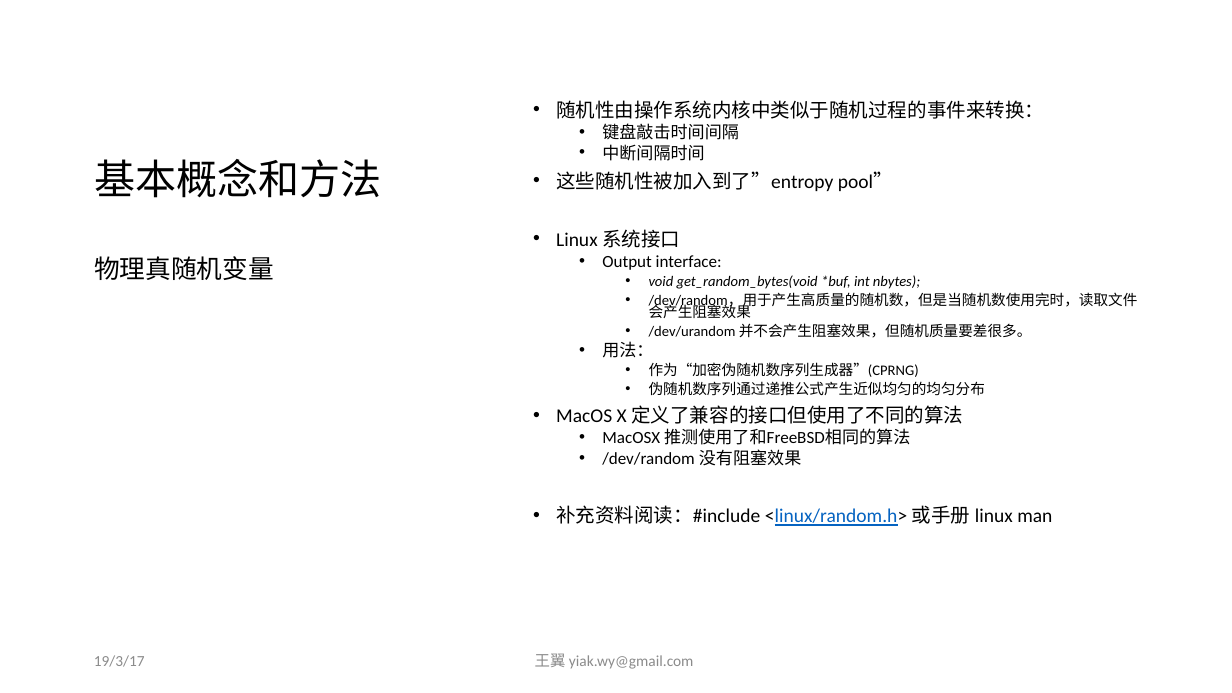
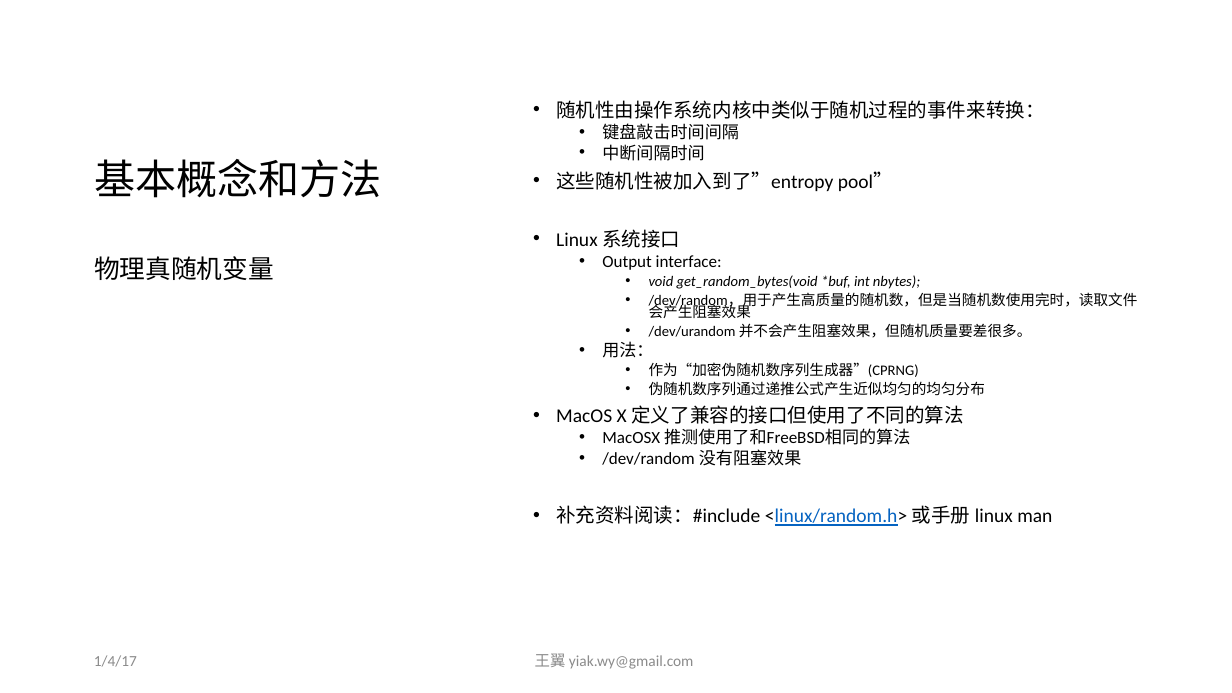
Before and after one commit to yiakwy/yiakwy.github.io, a slide deck: slide 13 of Computing Random Variables/Computing Random Variables.pptx. Drawn at 1232x693 pixels with LibreOffice and Linux fonts; fonts in the diff are those of the drawing. Boxes give left, top, right and bottom in pixels: in the first picture for what was removed or moved away, otherwise in the second. Text is boxed around its words. In the diff, an @@ line names an element or a change of style, - is before the commit and + after.

```diff
--- a/Computing Random Variables/Computing Random Variables.pptx
+++ b/Computing Random Variables/Computing Random Variables.pptx
@@ text at <box>94,655,137,667</box>: text changed @@
-19/3/17
+1/4/17
```
Also in this commit, not shown: 20 other slides changed, 2 other files.
